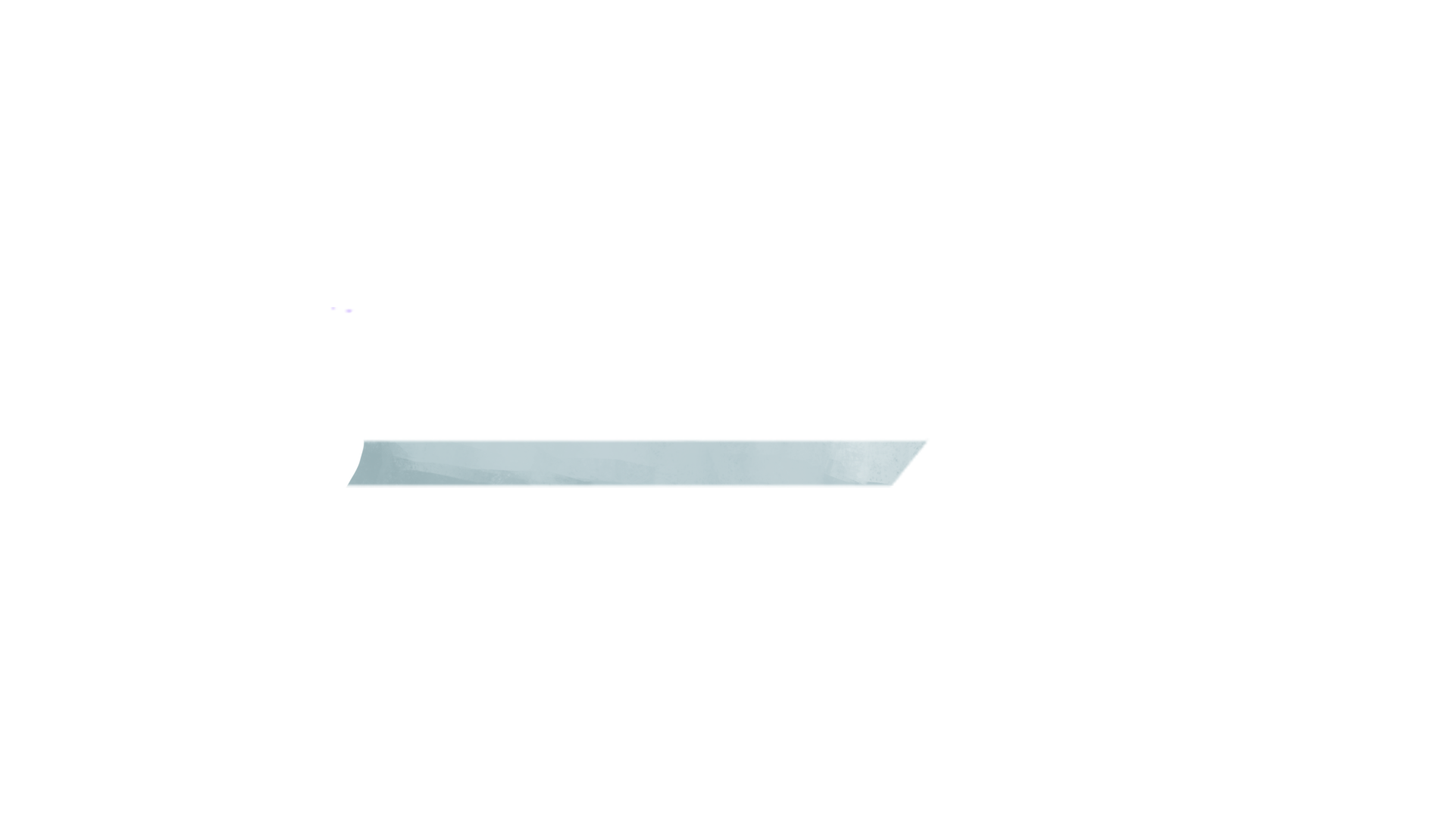
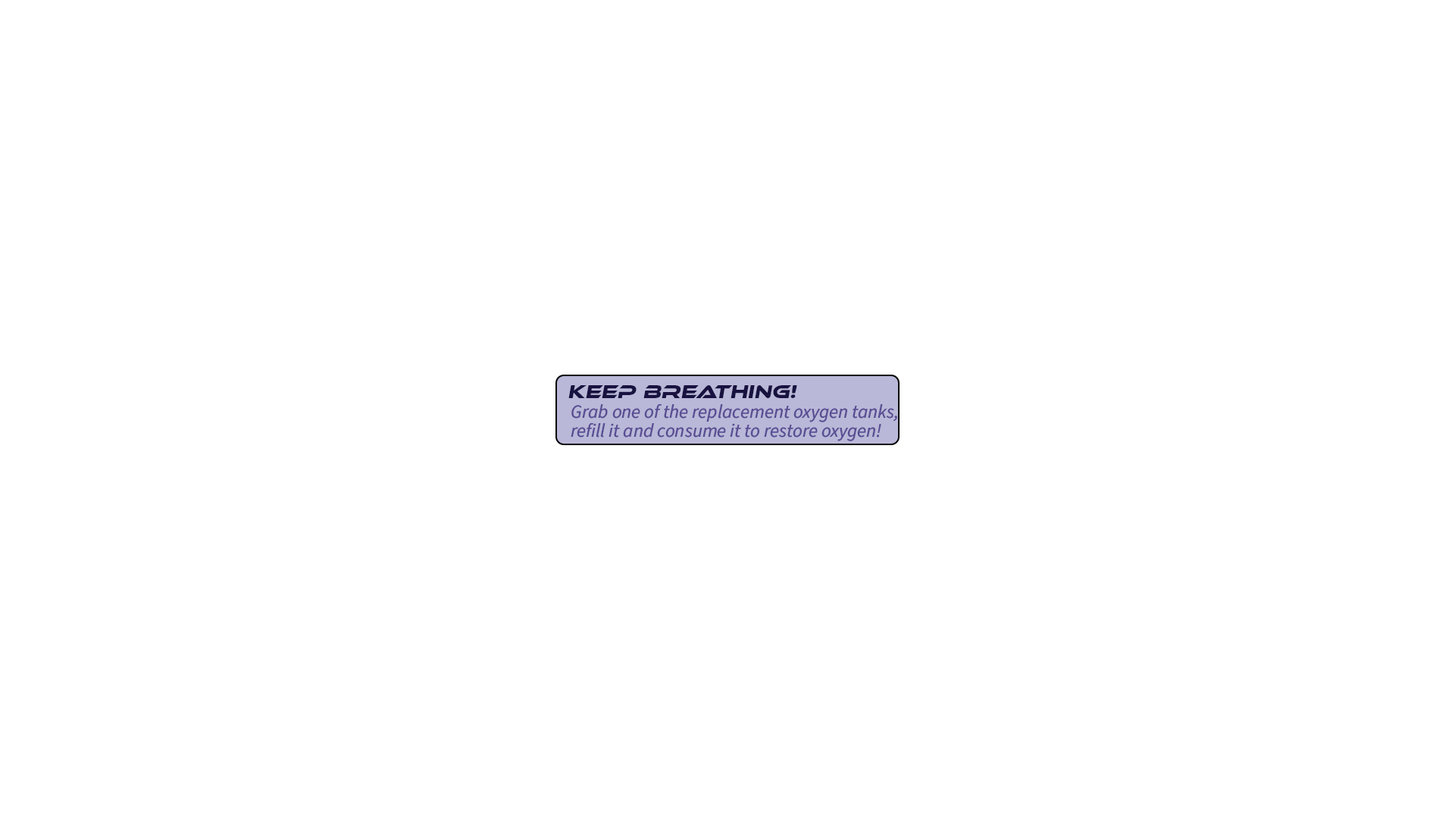
Two versions of the same layered image (1455px x 819px). Layer-by-layer changes:
showed group "Repair" (3 layers) over box(345, 374, 930, 488)
renamed "Let’s get going!" to "Keep Breathing!", showed it, painted on it over box(555, 374, 881, 398)
renamed "Find the missing rocket parts and prepare the ship for take off" to "Grab one of the replacement oxygen tanks, refill it and consume", showed it, painted on it over box(350, 394, 930, 483)
showed "Rectángulo 3" (2nd of 5, in "Repair"), painted on it over box(345, 374, 930, 488)
hid group "MisionSticker" (13 layers) over box(330, 306, 930, 488)
